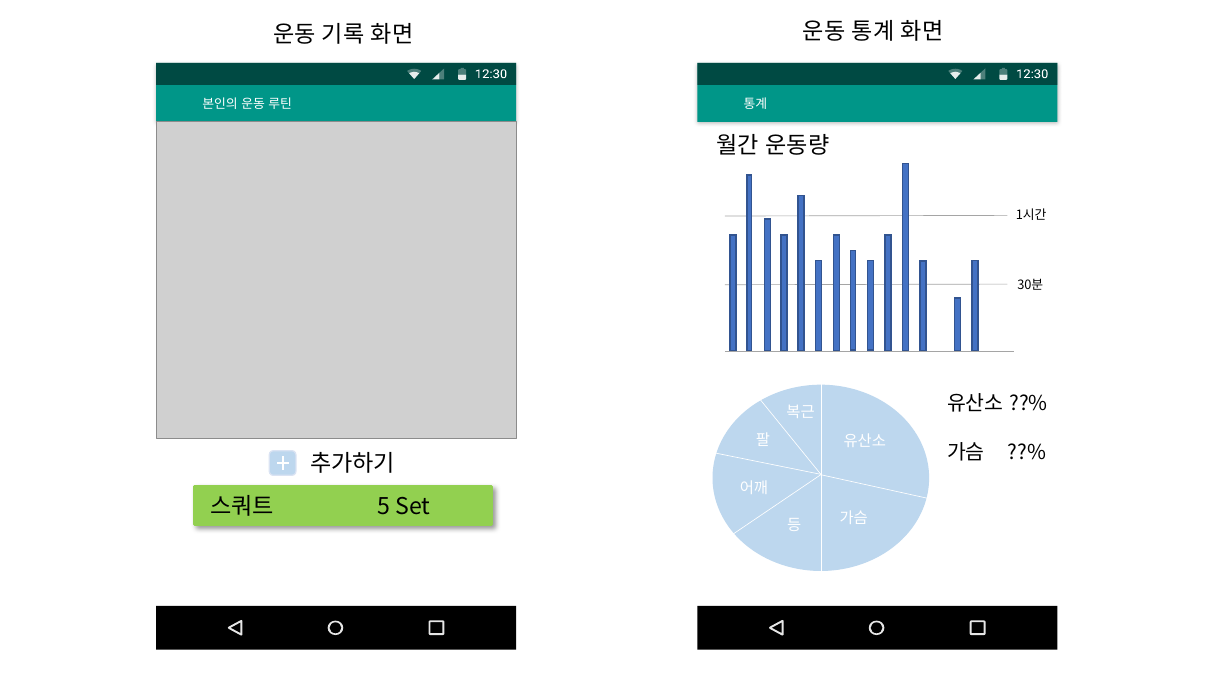
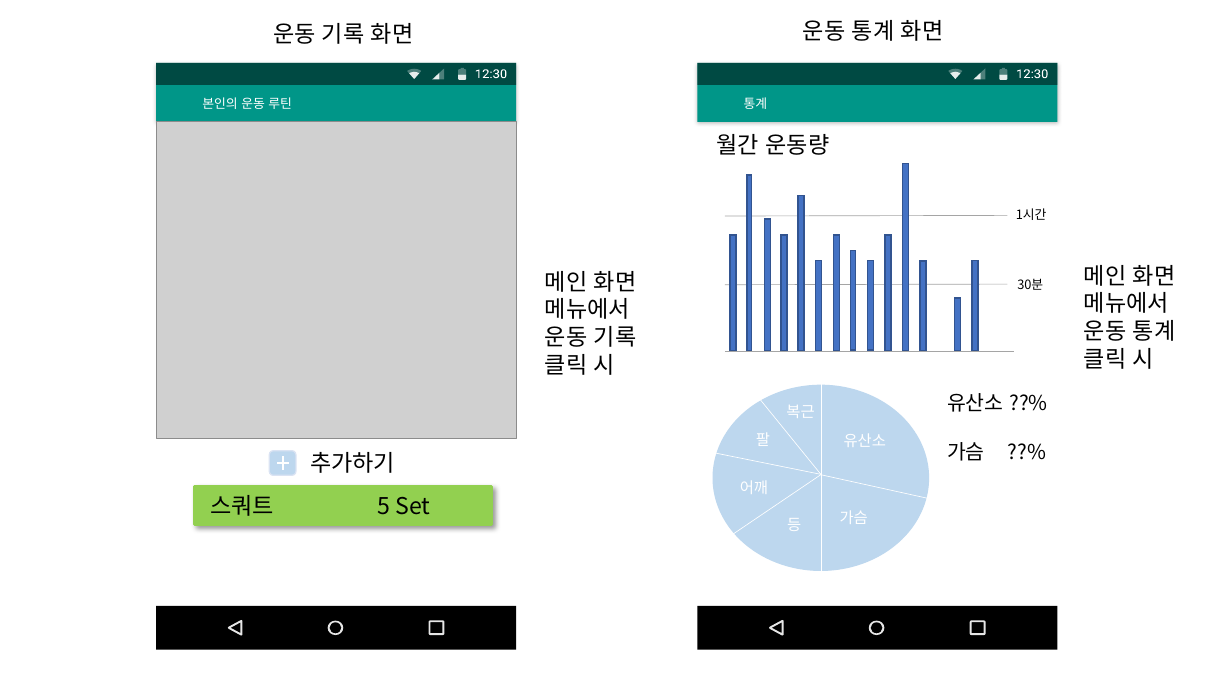
Before and after one commit to alstjr7437/AHC-AppProject, a slide deck: slide 3 of 설계/2반201915622김민석.pptx (slide 5 before the commit). Drawn at 1232x693 pixels with LibreOffice and Linux fonts; fonts in the diff are those of the drawing; grey boxes stand for pictures. Boxes give left, top, right and bottom in pixels: in the first picture for what was removed or moved away, otherwise in the second. Text is boxed around its words. In the diff, an @@ line names an element or a change of style, - is before the commit and + after.

```diff
--- a/설계/2반201915622김민석.pptx
+++ b/설계/2반201915622김민석.pptx
@@ text added at (x1=1084, y1=265, x2=1176, y2=369), 18 pt, text #000000 @@
+메인 화면
+메뉴에서
+운동 통계
+클릭 시
@@ text added at (x1=545, y1=271, x2=637, y2=375), 18 pt, text #000000 @@
+메인 화면
+메뉴에서
+운동 기록
+클릭 시
```
Also in this commit, not shown: 5 other slides changed, 1 slide added.
